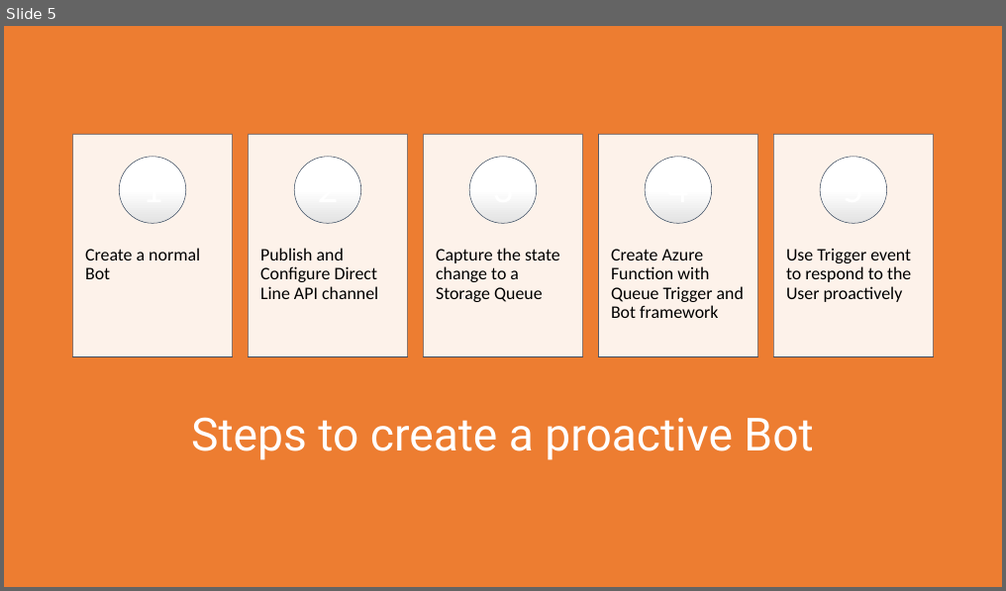
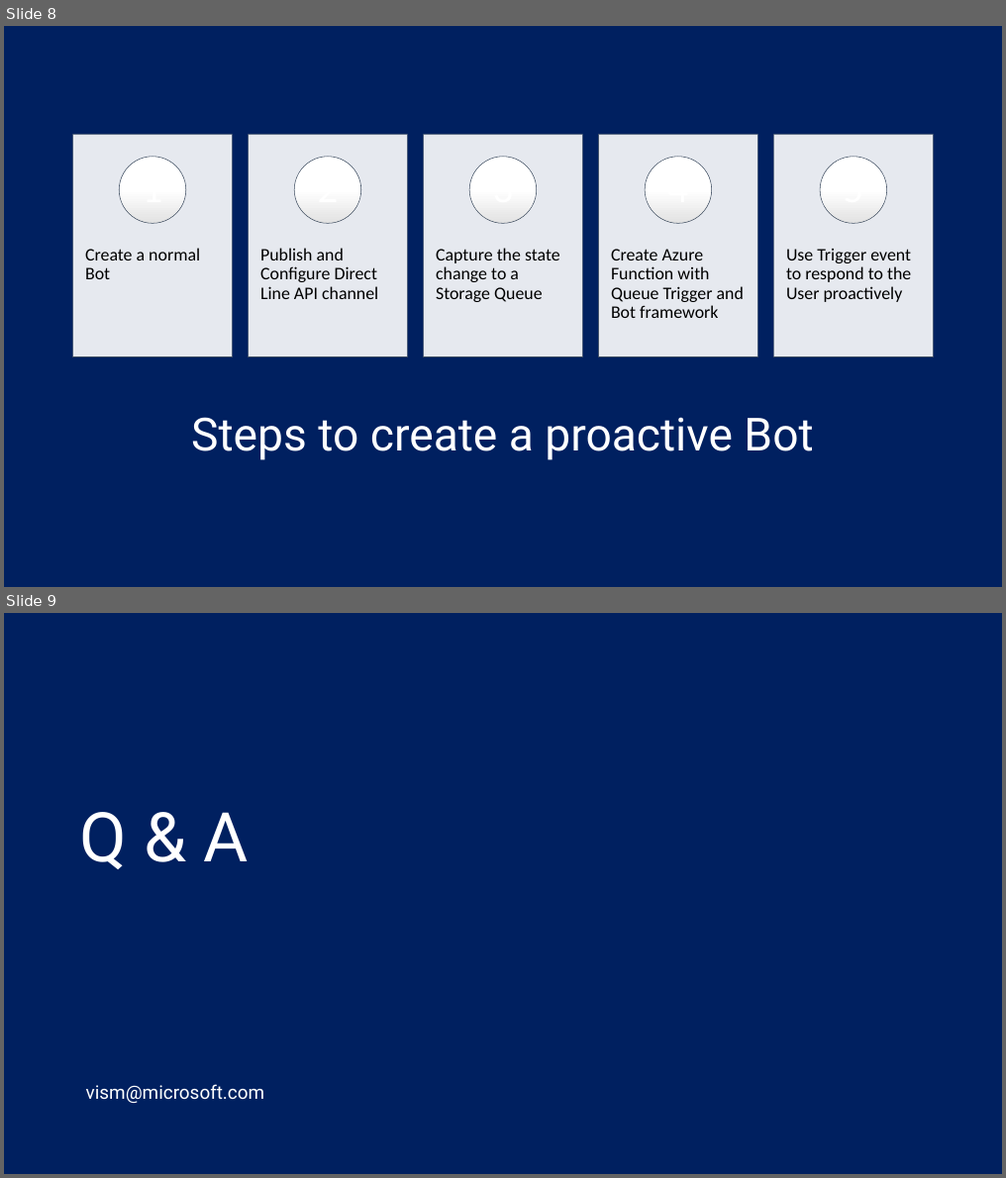
Before and after one commit to sriksmachi/mycode, a slide deck: SimpleProactiveBot/ProactiveBot.pptx. Shown one above the other, each under a label of ours: slide 5 before the commit, slides 8 and 9 after it. The pictures are 1006x591 and 1006x1178 pixels, drawn with LibreOffice and Linux fonts; fonts in the diff are those of the drawing. Boxes give left, top, right and bottom in pixels: in the first picture for what was removed or moved away, otherwise in the second. Text is boxed around its words. In the diff, an @@ line names an element or a change of style, - is before the commit and + after.

```diff
--- a/SimpleProactiveBot/ProactiveBot.pptx
+++ b/SimpleProactiveBot/ProactiveBot.pptx
@@ slide 9 added at bbox=[4, 613, 1002, 1174], background #002060 @@
@@ title added at bbox=[80, 812, 249, 869], 66 pt, text #FFFFFF @@
+Q & A
@@ text added at bbox=[86, 1084, 264, 1103], 18 pt, text #FFFFFF @@
+vism@microsoft.com
@@ what was slide 5 is now slide 8 @@
@@ slide 8 changed as well @@
@@ background #ED7D31 to #002060 @@
```
Also in this commit, not shown: 4 other slides changed, 3 other slides added, 9 other files.
